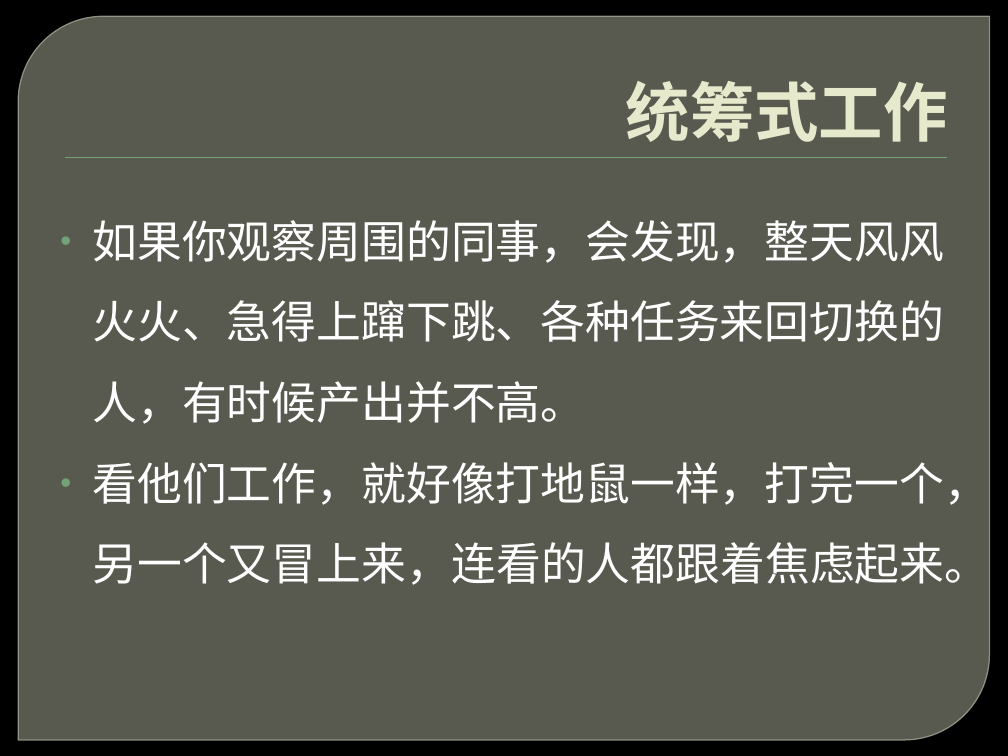
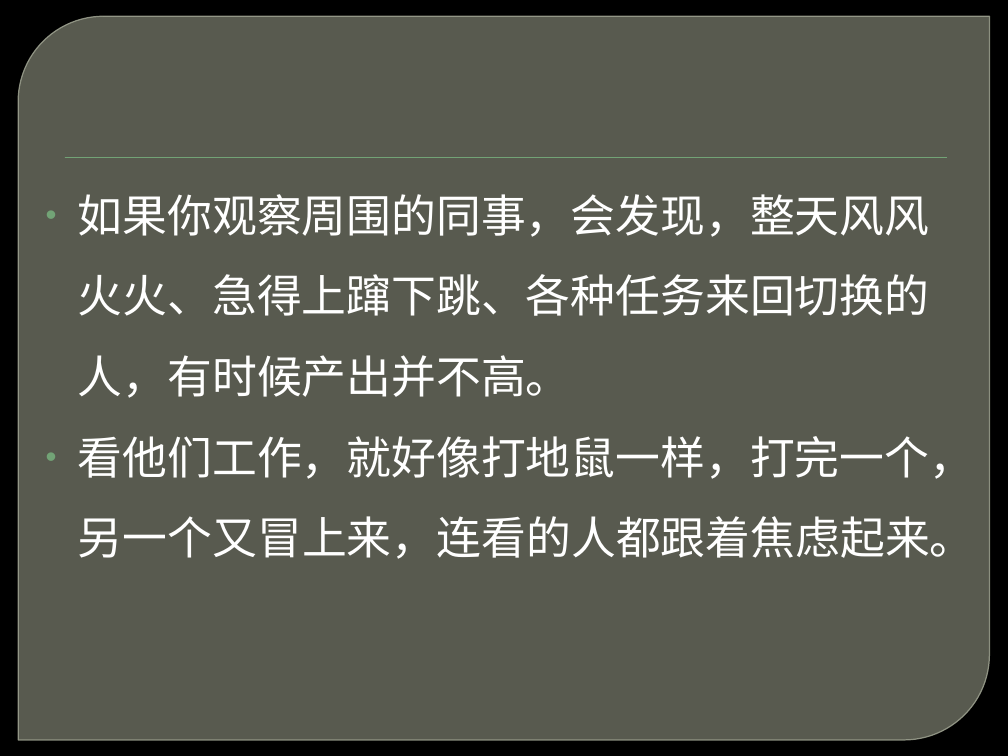
Before and after one commit to ghj1976/lecture, a slide deck: slide 9 of 工作方式/累死你的不是工作，而是工作方式.pptx (slide 8 before the commit). Drawn at 1008x756 pixels with LibreOffice and Linux fonts; fonts in the diff are those of the drawing; background and template pictures are left out. Boxes give left, top, right and bottom in pixels: in the first picture for what was removed or moved away, otherwise in the second. Text is boxed around its words. In the diff, an @@ line names an element or a change of style, - is before the commit and + after.

Commit message:
工作方式和纸飞机游戏ppt

```diff
--- a/工作方式/累死你的不是工作，而是工作方式.pptx
+++ b/工作方式/累死你的不是工作，而是工作方式.pptx
@@ title removed at (626, 81, 948, 142) @@
-统筹式工作
@@ text "如果你观察周围的同事，会发现，整天风风火火、急得上蹿下跳、各种任务来回切换的人，有时候产出并不高。" rewrapped from (93, 220, 990, 592) to (78, 194, 975, 559) @@
```
Also in this commit, not shown: 8 other slides changed, 12 slides added, 1 slide removed.
